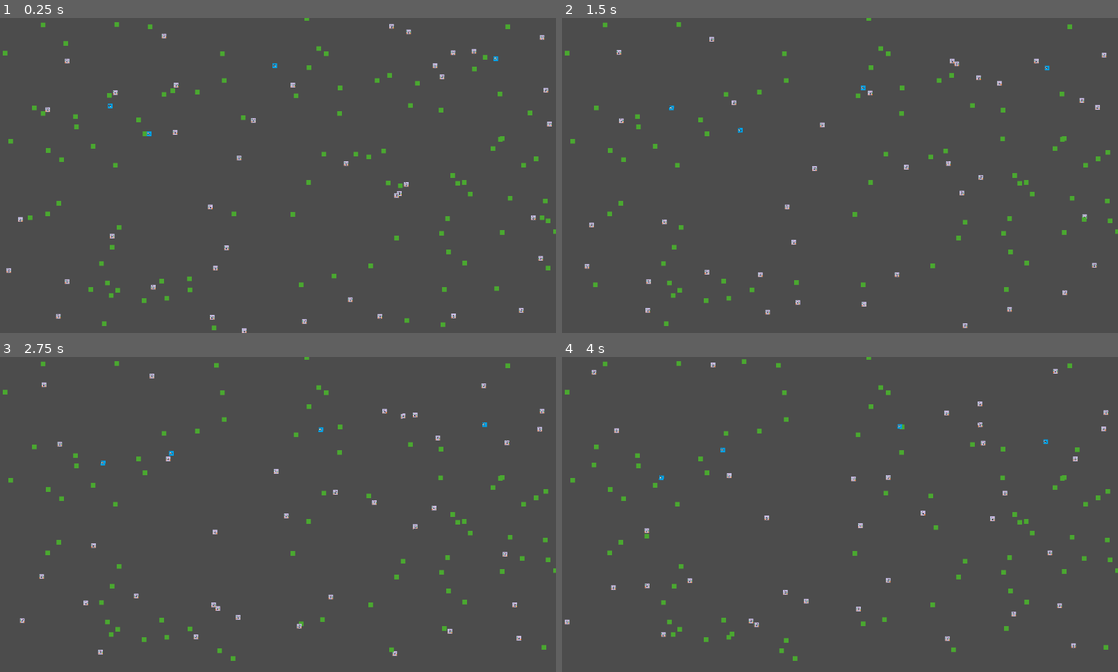
Above: before the commit, frames 1-4 (two rows, left to right).
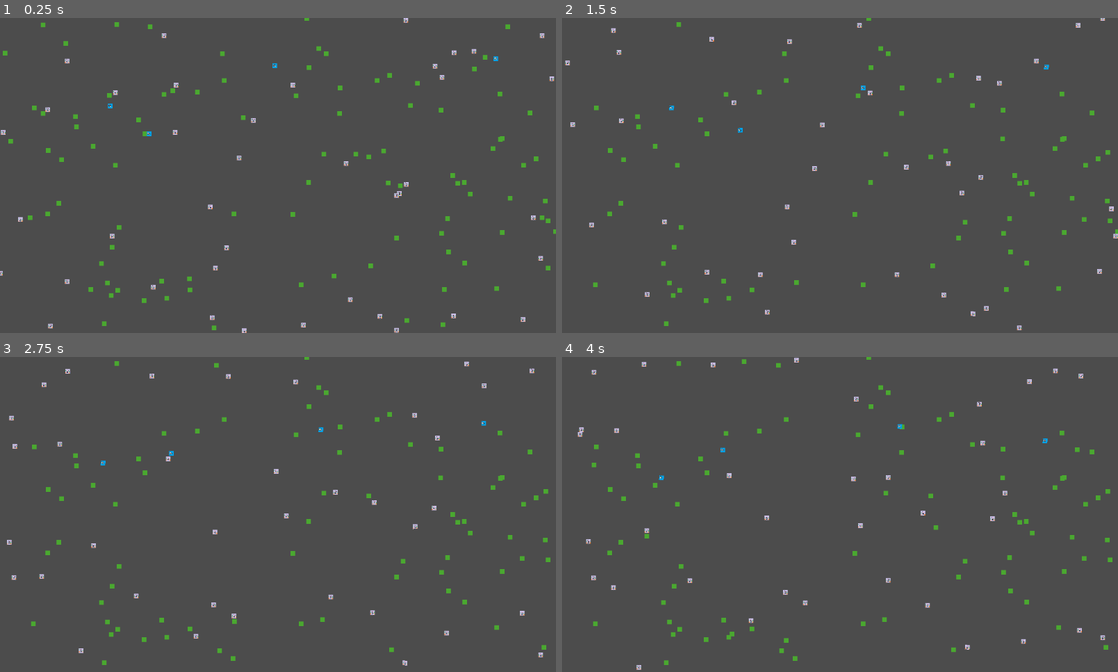
Above: after the commit, the same moments.

Repository: Unrimah/petri_cup
Game: Godot game, scene res://Node2D.tscn
The game is run twice, just before and just after one commit, with the same random seed, the same clock (stepped at 60 frames per second) and the same inputs.
Inputs:
- Up to frame 1 (0.25 s): no input
- Up to frame 2 (1.5 s): no input
- Up to frame 3 (2.75 s): no input
- Up to frame 4 (4 s): no input

The runs differ from the first frame. In frame 1, 0.3% of the frame differs, in the area x 0-100%, y 0-100%; in frame 2, 0.6%; in frame 3, 0.7%; in frame 4, 0.7%.

Commit message:
Transparent movement done

Diff:
--- a/Animal.gd
+++ b/Animal.gd
@@ -91,10 +91,20 @@
 	pass
 
 func loop_closest_position(trg_pos):
-	return trg_pos
+	var ret_pos = trg_pos
+	if (abs(position.x - trg_pos.x + X_RES) < abs(position.x - trg_pos.x)):
+		ret_pos.x = trg_pos.x - X_RES
+	if (abs(position.x - trg_pos.x - X_RES) < abs(position.x - trg_pos.x)):
+		ret_pos.x = trg_pos.x + X_RES
+	if (abs(position.y - trg_pos.y + Y_RES) < abs(position.y - trg_pos.y)):
+		ret_pos.y = trg_pos.y - Y_RES
+	if (abs(position.y - trg_pos.y - Y_RES) < abs(position.y - trg_pos.y)):
+		ret_pos.y = trg_pos.y + Y_RES
+	return ret_pos
 
 func normalize_position():
-	pass
+	position.x = normalize_X(position.x)
+	position.y = normalize_Y(position.y)
 
 func normalize_X(value):
 	while (value < 0):
